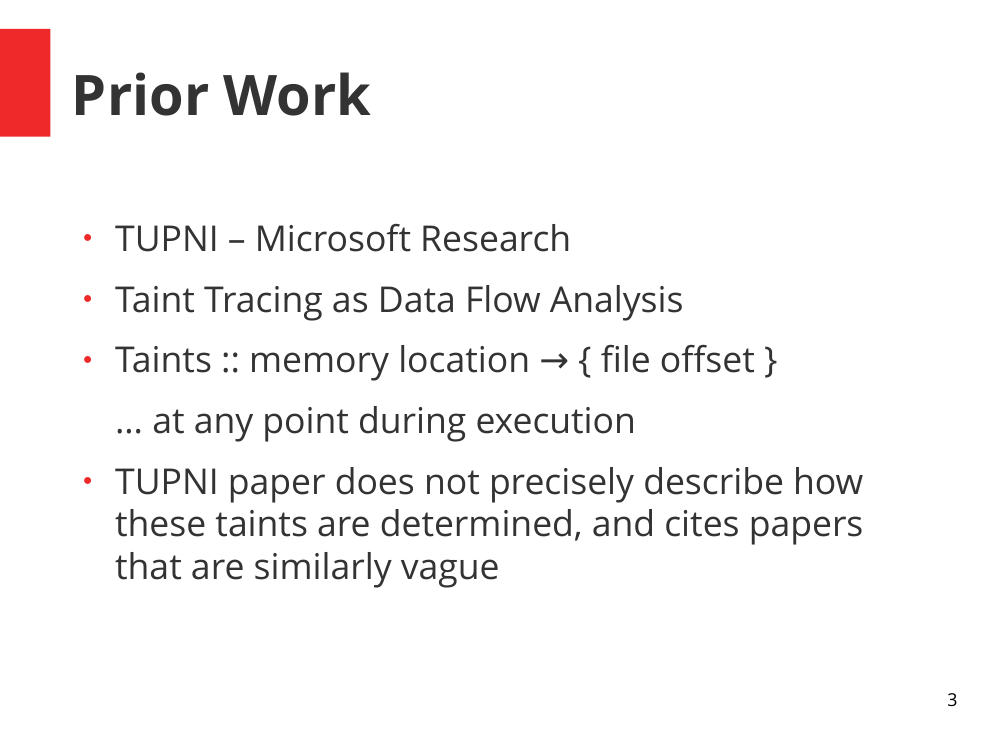
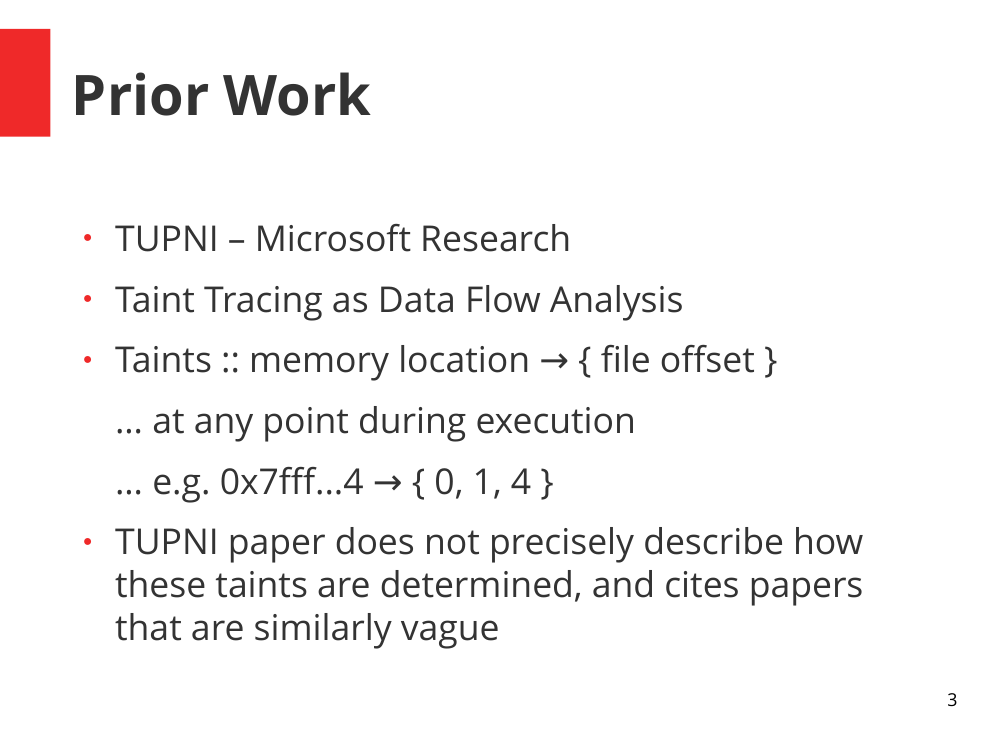
Before and after one commit to Pavlos1/GRTrace, a slide deck: slide 3 of papers/presentation.odp. Drawn at 1008x756 pixels with LibreOffice and Linux fonts; fonts in the diff are those of the drawing. Boxes give left, top, right and bottom in pixels: in the first picture for what was removed or moved away, otherwise in the second. Text is boxed around its words. In the diff, an @@ line names an element or a change of style, - is before the commit and + after.

```diff
--- a/papers/presentation.odp
+++ b/papers/presentation.odp
@@ text at (152, 467, 531, 503): paragraph added @@
+… e.g. 0x7fff...4 → { 0, 1, 4 }
```
Also in this commit, not shown: 5 other slides changed, 3 other files.
